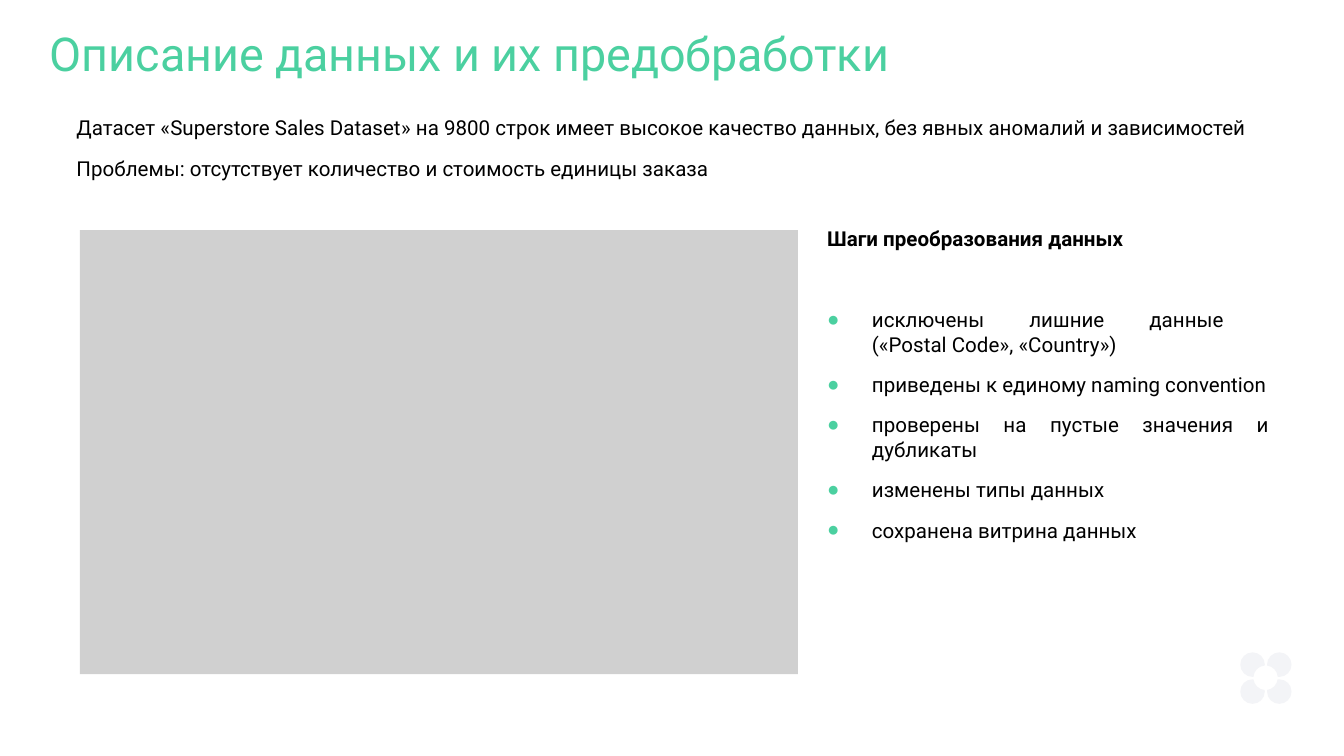
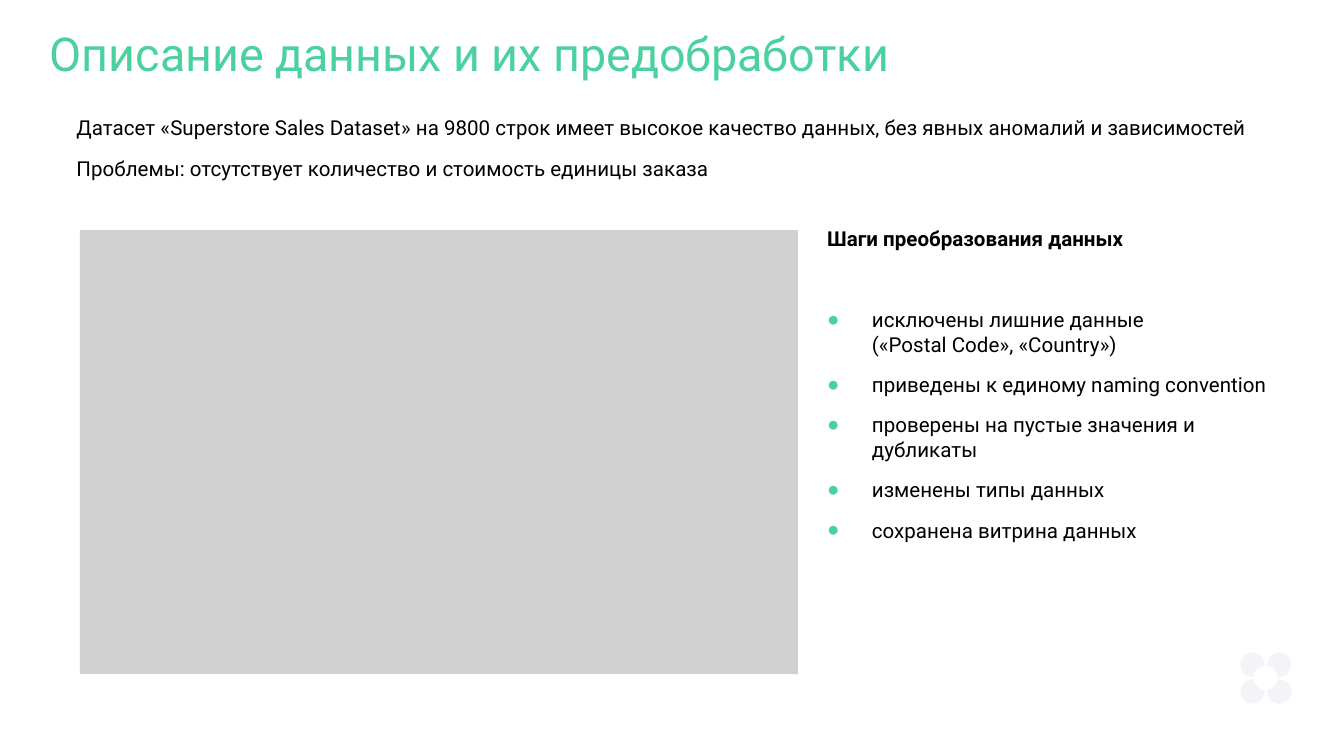
Before and after one commit to MukaevaGera/portfolio_projects, a slide deck: slide 4 of Мукаева_Дипломная работа.pptx (slide 5 before the commit). Drawn at 1344x756 pixels with LibreOffice and Linux fonts; fonts in the diff are those of the drawing; grey boxes stand for pictures. Boxes give left, top, right and bottom in pixels: in the first picture for what was removed or moved away, otherwise in the second. Text is boxed around its words. In the diff, an @@ line names an element or a change of style, - is before the commit and + after.

```diff
--- a/Мукаева_Дипломная работа.pptx
+++ b/Мукаева_Дипломная работа.pptx
@@ text at [872, 316, 1195, 462]: alignment justified to left @@
```
Also in this commit, not shown: 2 other slides changed, 3 slides added, 4 slides removed, 1 other file.
